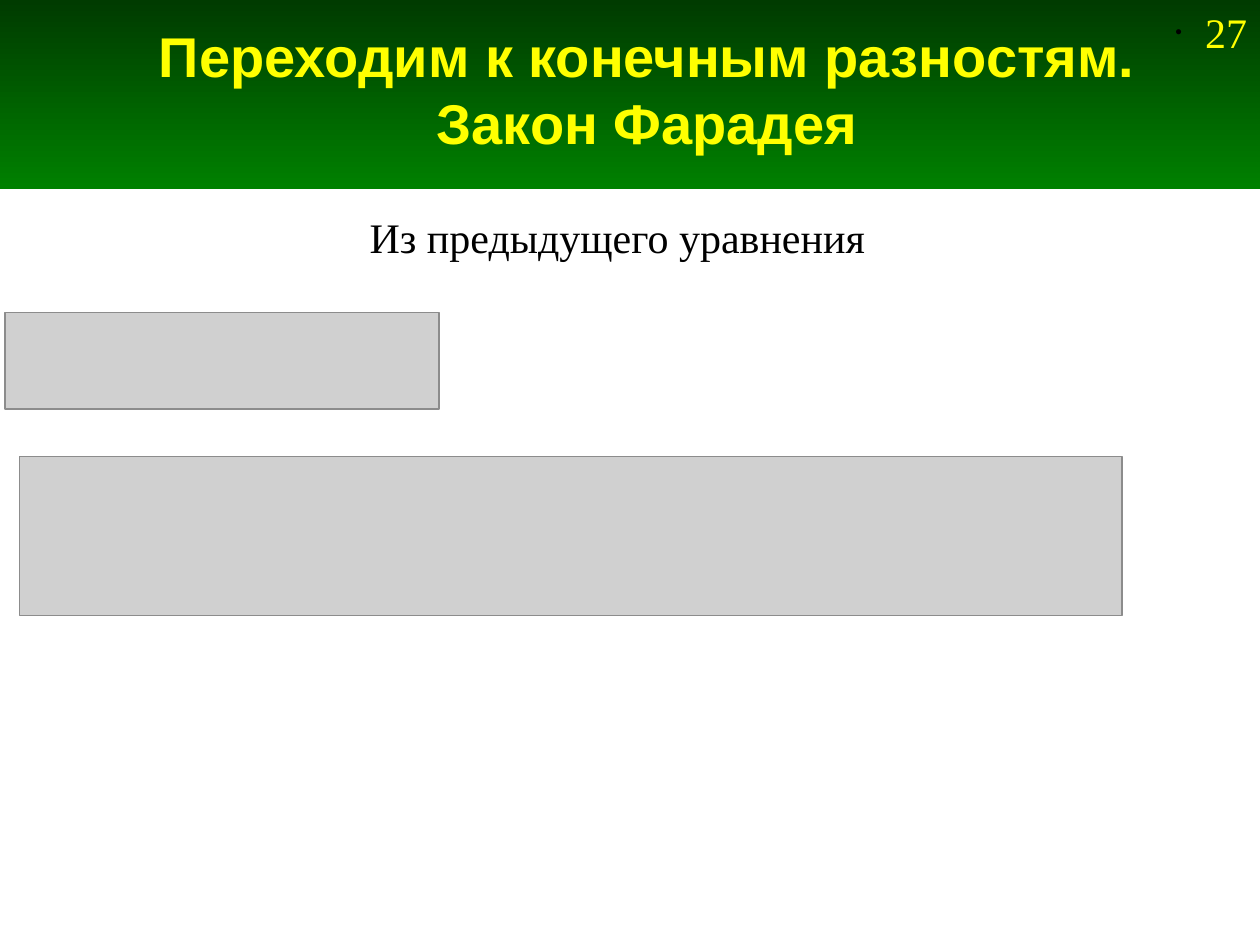
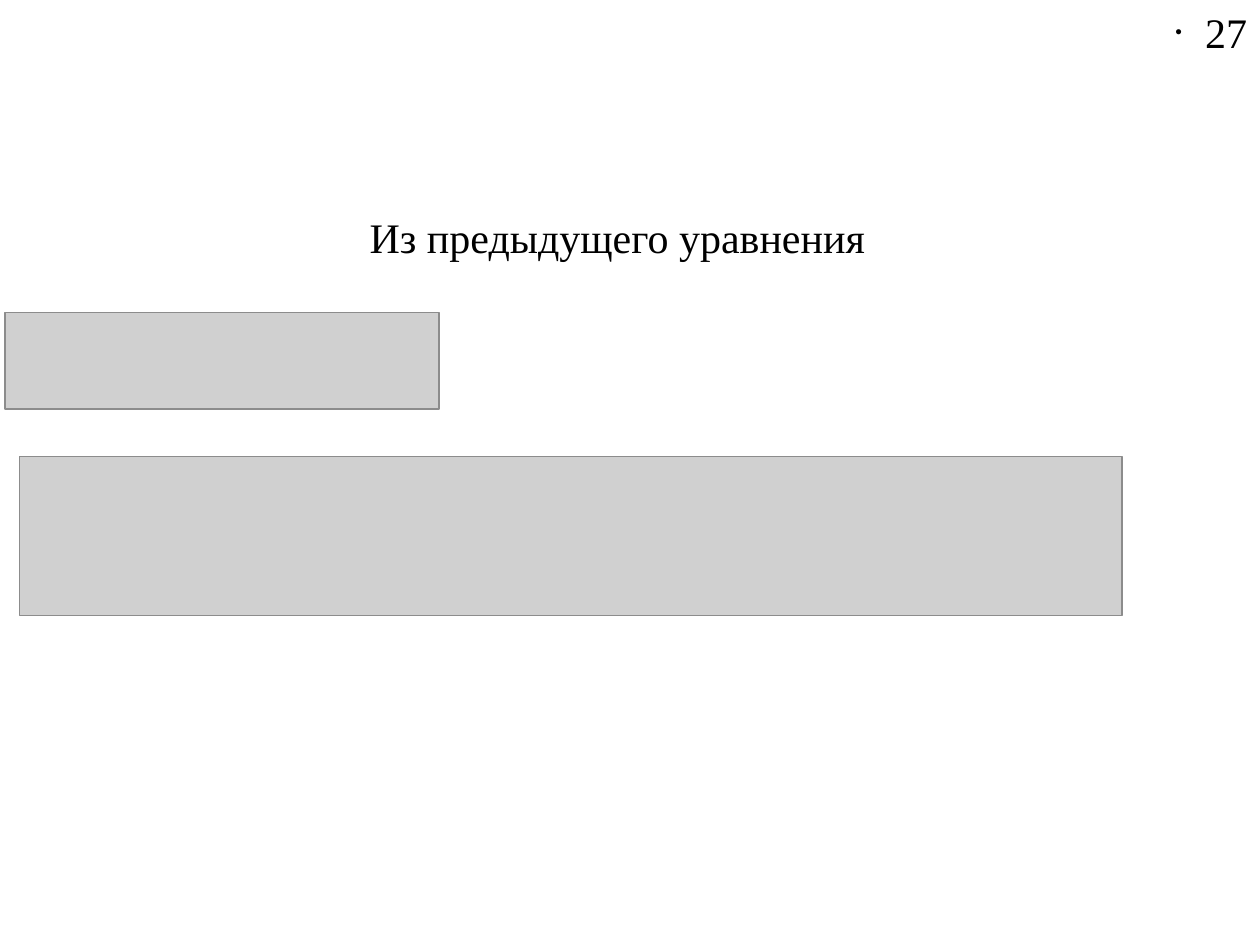
Before and after one commit to Jenyay/modelling, a slide deck: slide 27 of fdtd/presentations/04. FDTD-1D.odp. Drawn at 1260x945 pixels with LibreOffice and Linux fonts; fonts in the diff are those of the drawing; grey boxes stand for pictures. Boxes give left, top, right and bottom in pixels: in the first picture for what was removed or moved away, otherwise in the second. Text is boxed around its words. In the diff, an @@ line names an element or a change of style, - is before the commit and + after.

```diff
--- a/fdtd/presentations/04. FDTD-1D.odp
+++ b/fdtd/presentations/04. FDTD-1D.odp
@@ rectangle removed at (0, 0, 1260, 189) @@
@@ page number at (1205, 20, 1247, 48): text colour #FFFF00 to #000000 @@
@@ title removed at (159, 38, 1134, 155) @@
-Переходим к конечным разностям.
-Закон Фарадея
```
Also in this commit, not shown: 8 other slides changed, 6 slides added, 6 slides removed, 3 other files.
